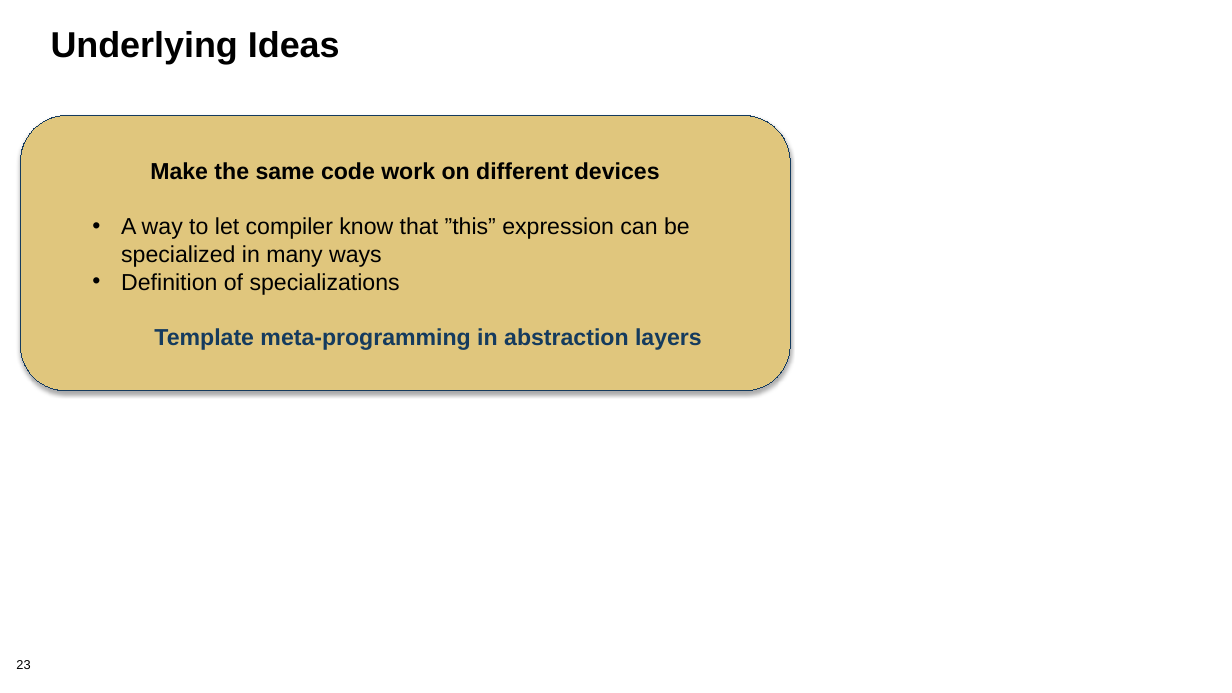
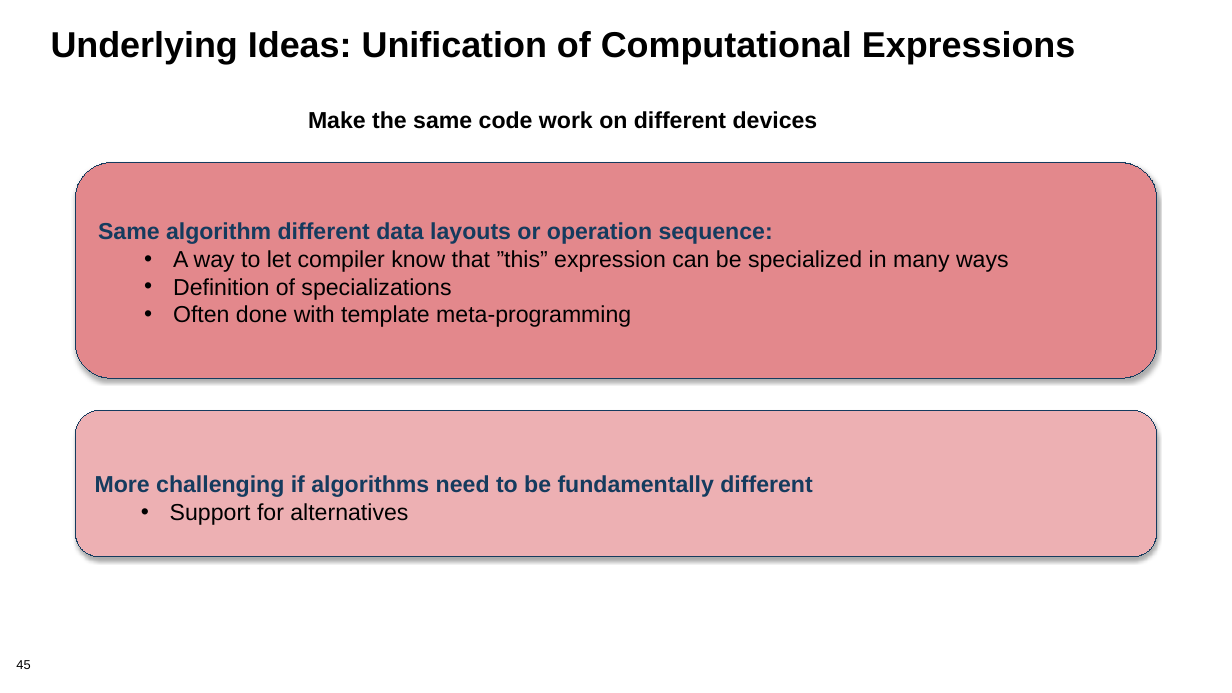
Before and after one commit to bssw-tutorial/presentations, a slide deck: slide 45 of design.pptx (slide 23 before the commit). Drawn at 1232x693 pixels with LibreOffice and Linux fonts; fonts in the diff are those of the drawing; background and template pictures are left out. Boxes give left, top, right and bottom in pixels: in the first picture for what was removed or moved away, otherwise in the second. Text is boxed around its words. In the diff, an @@ line names an element or a change of style, - is before the commit and + after.

Commit message:
changed both design presentations

```diff
--- a/design.pptx
+++ b/design.pptx
@@ title at (51,31,1076,64): text changed @@
-Underlying Ideas
+Underlying Ideas: Unification of Computational Expressions
@@ text added at (308,111,818,129), 18 pt, text #000000, bold @@
+Make the same code work on different devices
@@ rounded rectangle "Same algorithm different data layouts ...": place and size @@
-rounded rectangle "Same algorithm different data layouts ..." at (20,116,790,391)
+rounded rectangle "Same algorithm different data layouts ..." at (75,163,1156,378)
@@ rounded rectangle "Same algorithm different data layouts ..." at (75,163,1156,378): fill #E0C67D to #E3888C @@
@@ text in rounded rectangle at (98,222,773,244): text changed; text colour #000000 to #153B5E @@
-Make the same code work on different devices
+Same algorithm different data layouts or operation sequence:
@@ text in rounded rectangle at (173,305,631,327): text changed; text colour #153B5E to #000000; bold off @@
-Template meta-programming in abstraction layers
+  • Often done with template meta-programming
@@ rounded rectangle added at (75,410,1156,557), fill #EDB0B3, outline #153B5E 0.75 pt, 18 pt, text #153B5E, bold @@
+More challenging if algorithms need to be fundamentally different
+  • Support for alternatives
@@ page number at (16,660,30,669): text changed @@
-23
+45
```
Also in this commit, not shown: 8 other slides changed, 40 slides added, 15 slides removed, 1 other file.
